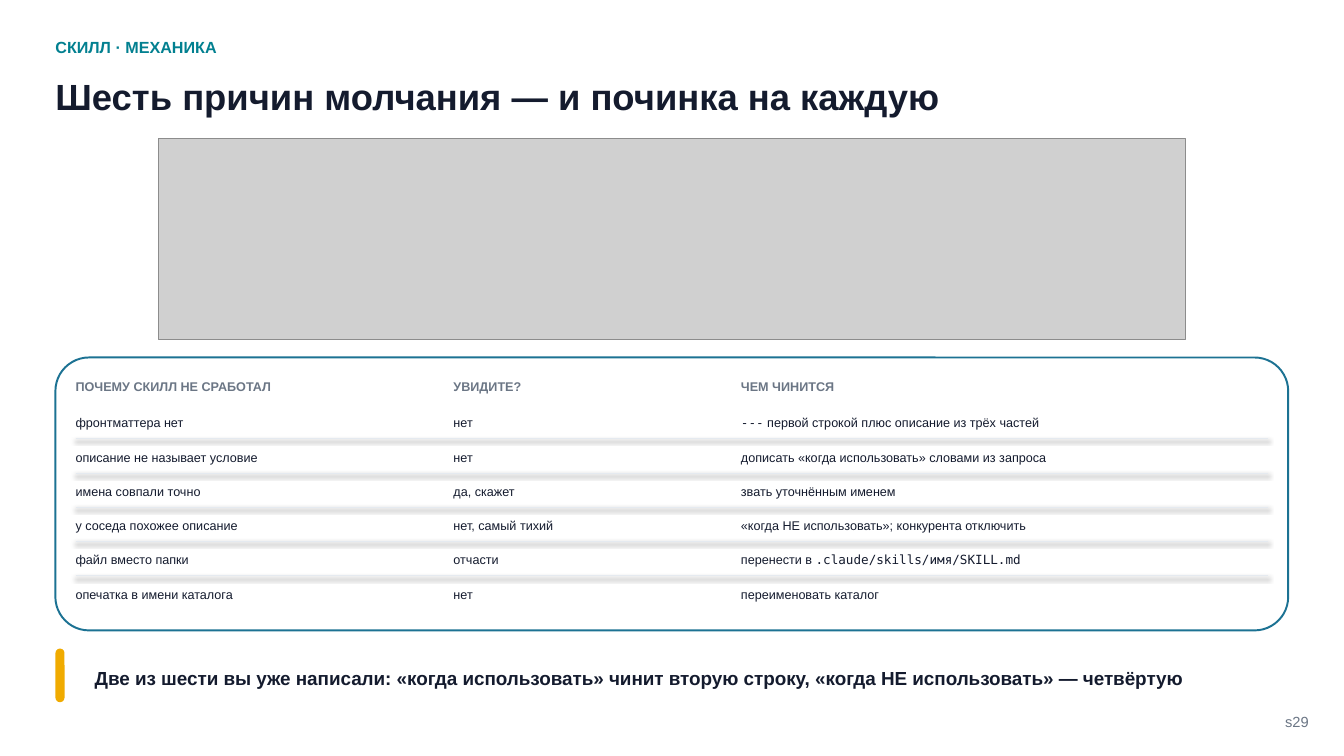
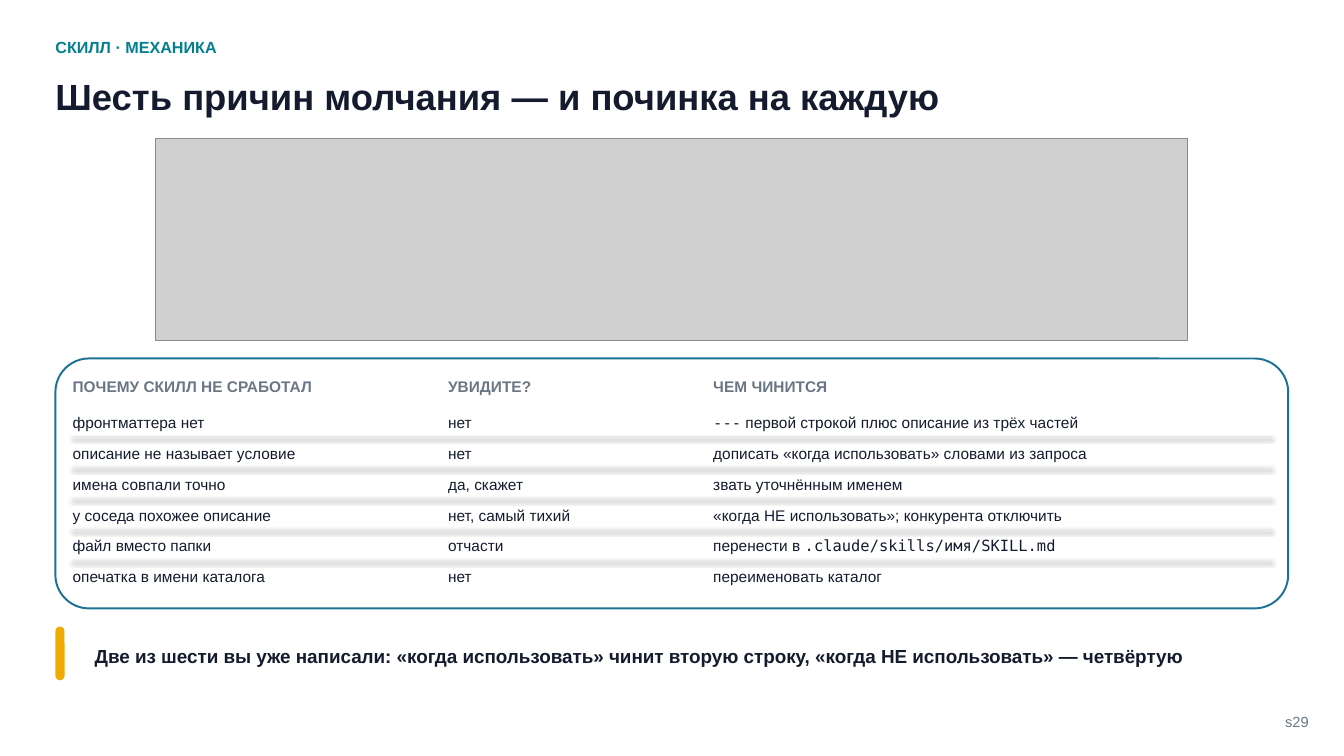
Before and after one commit to tellina-study/AI-usage-lessons, a slide deck: slide 29 of library/seminars/sem-05/rendered/sem-05.pptx. Drawn at 1344x756 pixels with LibreOffice and Linux fonts; fonts in the diff are those of the drawing; grey boxes stand for pictures. Boxes give left, top, right and bottom in pixels: in the first picture for what was removed or moved away, otherwise in the second. Text is boxed around its words. In the diff, an @@ line names an element or a change of style, - is before the commit and + after.

Commit message:
Рендерер: Такт Б как седьмая форма грамматики (две равные дорожки, шов), подгонка вместо переполнения, замер жирного текста #211

```diff
--- a/library/seminars/sem-05/rendered/sem-05.pptx
+++ b/library/seminars/sem-05/rendered/sem-05.pptx
@@ rounded rectangle: place and size @@
-rounded rectangle at box(55, 358, 1289, 631)
+rounded rectangle at box(55, 359, 1289, 609)
@@ rounded rectangle at box(55, 359, 1289, 609): proportions changed @@
@@ size 9 to 11 pt in 3 elements at box(73, 381, 312, 392), box(713, 381, 828, 392), box(448, 381, 531, 395) @@
@@ text "ЧЕМ ЧИНИТСЯ": place and size @@
-text "ЧЕМ ЧИНИТСЯ" at box(741, 382, 834, 391)
+text "ЧЕМ ЧИНИТСЯ" at box(713, 381, 828, 392)
@@ text "--- первой строкой плюс описание ...": place and size @@
-text "--- первой строкой плюс описание ..." at box(767, 417, 1040, 430)
+text "--- первой строкой плюс описание ..." at box(745, 416, 1078, 431)
@@ line moved from (76, 439) - (1268, 439) to (73, 437) - (1271, 437) @@
@@ text "дописать «когда использовать» словами из ...": place and size @@
-text "дописать «когда использовать» словами из ..." at box(741, 455, 1046, 465)
+text "дописать «когда использовать» словами из ..." at box(713, 450, 1086, 462)
@@ line moved from (76, 473) - (1268, 473) to (73, 468) - (1271, 468) @@
@@ text "звать уточнённым именем": place and size @@
-text "звать уточнённым именем" at box(741, 487, 895, 499)
+text "звать уточнённым именем" at box(713, 479, 902, 493)
@@ text "у соседа похожее описание": place and size @@
-text "у соседа похожее описание" at box(76, 523, 237, 533)
+text "у соседа похожее описание" at box(73, 512, 271, 524)
@@ line moved from (76, 507) - (1268, 507) to (73, 499) - (1271, 499) @@
@@ text "нет, самый тихий": place and size @@
-text "нет, самый тихий" at box(453, 520, 553, 532)
+text "нет, самый тихий" at box(448, 509, 571, 523)
@@ text "«когда НЕ использовать»; конкурента отключить": place and size @@
-text "«когда НЕ использовать»; конкурента отключить" at box(741, 521, 1026, 533)
+text "«когда НЕ использовать»; конкурента отключить" at box(713, 510, 1062, 524)
@@ text "файл вместо папки": place and size @@
-text "файл вместо папки" at box(76, 555, 189, 567)
+text "файл вместо папки" at box(73, 539, 211, 554)
@@ line moved from (76, 541) - (1268, 541) to (73, 529) - (1271, 529) @@
@@ text "отчасти": place and size @@
-text "отчасти" at box(453, 557, 498, 564)
+text "отчасти" at box(448, 542, 503, 551)
@@ text "перенести в .claude/skills/имя/SKILL.md": place and size @@
-text "перенести в .claude/skills/имя/SKILL.md" at box(741, 554, 1021, 567)
+text "перенести в .claude/skills/имя/SKILL.md" at box(713, 539, 1056, 555)
@@ text "опечатка в имени каталога": place and size @@
-text "опечатка в имени каталога" at box(76, 592, 233, 599)
+text "опечатка в имени каталога" at box(73, 573, 265, 582)
@@ line moved from (76, 576) - (1268, 576) to (73, 561) - (1271, 561) @@
@@ size 9 to 11 pt; line spacing 1.15 to 1.09 in 18 elements at box(73, 417, 205, 431), box(73, 450, 295, 462), box(73, 481, 225, 490), box(73, 512, 271, 524), box(745, 416, 1078, 431), box(73, 539, 211, 554), box(713, 450, 1086, 462), box(73, 573, 265, 582), box(713, 479, 902, 493), box(448, 419, 472, 428), box(713, 510, 1062, 524), box(448, 450, 472, 459), box(448, 481, 523, 493), box(713, 539, 1056, 555), box(448, 509, 571, 523), box(713, 573, 882, 586), box(448, 542, 503, 551), box(448, 573, 472, 582) @@
@@ text "нет": place and size @@
-text "нет" at box(453, 592, 472, 599)
+text "нет" at box(448, 573, 472, 582)
@@ text "переименовать каталог": place and size @@
-text "переименовать каталог" at box(741, 592, 879, 602)
+text "переименовать каталог" at box(713, 573, 882, 586)
@@ rounded rectangle: place and size @@
-rounded rectangle at box(55, 648, 65, 702)
+rounded rectangle at box(55, 627, 65, 681)
@@ text "Две из шести вы уже ...": place and size @@
-text "Две из шести вы уже ..." at box(95, 672, 1183, 689)
+text "Две из шести вы уже ..." at box(95, 650, 1183, 667)
```
Also in this commit, not shown: 18 other slides changed, 7 other files.
